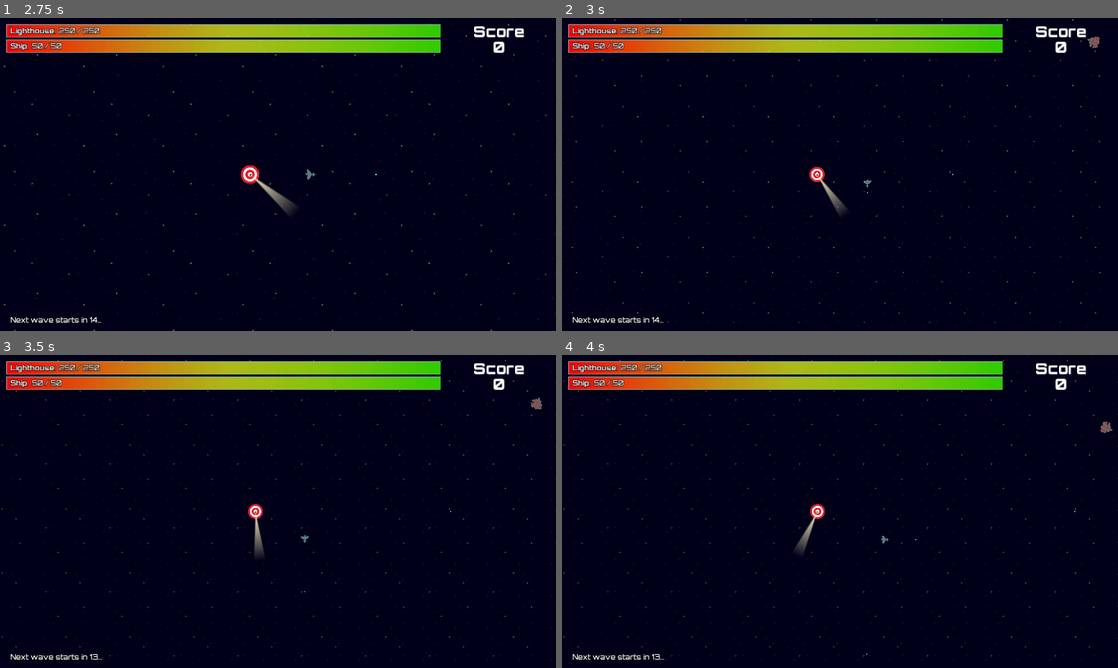
Above: before the commit, frames 1-4 (two rows, left to right).
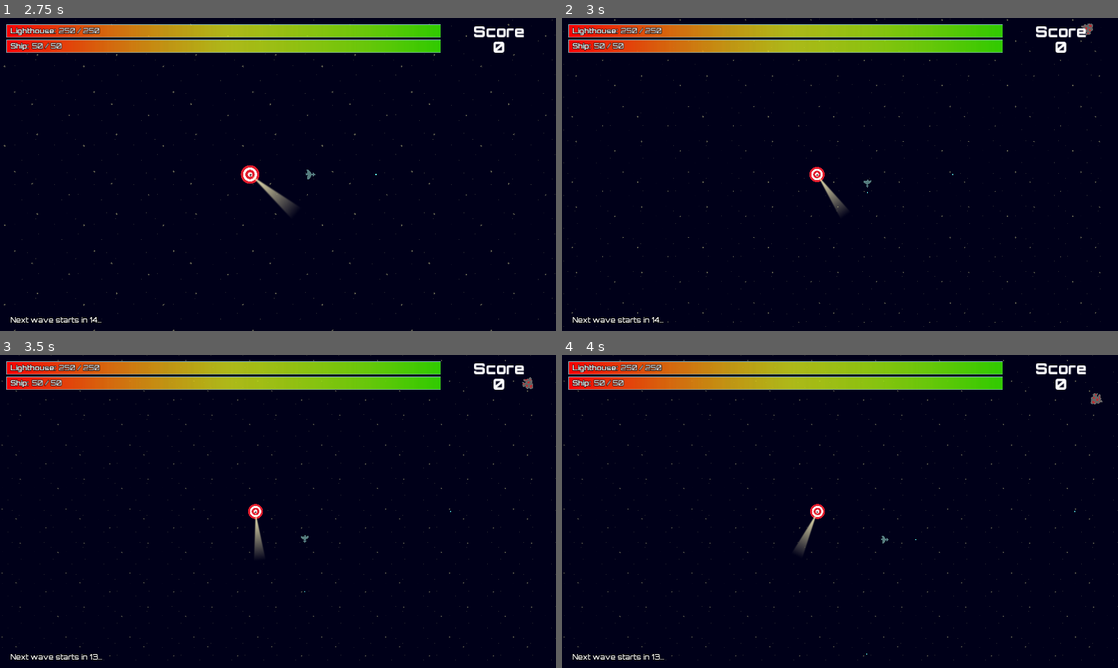
Above: after the commit, the same moments.

Repository: lmbarros/LD46-TheLighthouseAtTheEndOfTheUniverse
Game: Godot game, scene res://screens/TitleScreen.tscn
Same seed, same stepped clock (60 frames per second), same inputs: the game is played once before the commit and once after it.
Inputs:
- Up to frame 1 (2.75 s): click "Play!" at 0.5 s; click "Play!" at 1.25 s; tap Enter at 2 s; hold Right (moveRight) from 2.03 s (still down); tap Ctrl (fire) at 2.1 s
- Up to frame 2 (3 s): release Right (moveRight) at 2.78 s; hold Down (moveDown) from 2.78 s (still down); tap Ctrl (fire) at 2.85 s
- Up to frame 3 (3.5 s): keep holding Down (moveDown)
- Up to frame 4 (4 s): release Down (moveDown) at 3.53 s; hold Right (moveRight) from 3.53 s (still down); tap Ctrl (fire) at 3.6 s

Frame 1 is identical in both runs. In frame 2, 0.1% of the frame differs, in the area x 93-97%, y 1-10%; in frame 3, 0.1%; in frame 4, 0.1%, in the area x 95-99%, y 12-25%.

Commit message:
Tweaked asteroids

Diff:
--- a/src/misc/Asteroid.gd
+++ b/src/misc/Asteroid.gd
@@ -50,7 +50,7 @@
 	while theta < 0:
 		theta += 2*PI
 
-	theta += delta * PI/20
+	theta += delta * PI/30
 
 	var vel = polar2cartesian(orbitRadius, theta) - position
 
--- a/src/scripts/Globals.gd
+++ b/src/scripts/Globals.gd
@@ -1,6 +1,6 @@
 extends Node
 
-const MAX_ASTEROIDS := 3
+const MAX_ASTEROIDS := 5
 
 # The game state.
 var gs: GameState = null
Not shown, changed: README.md
